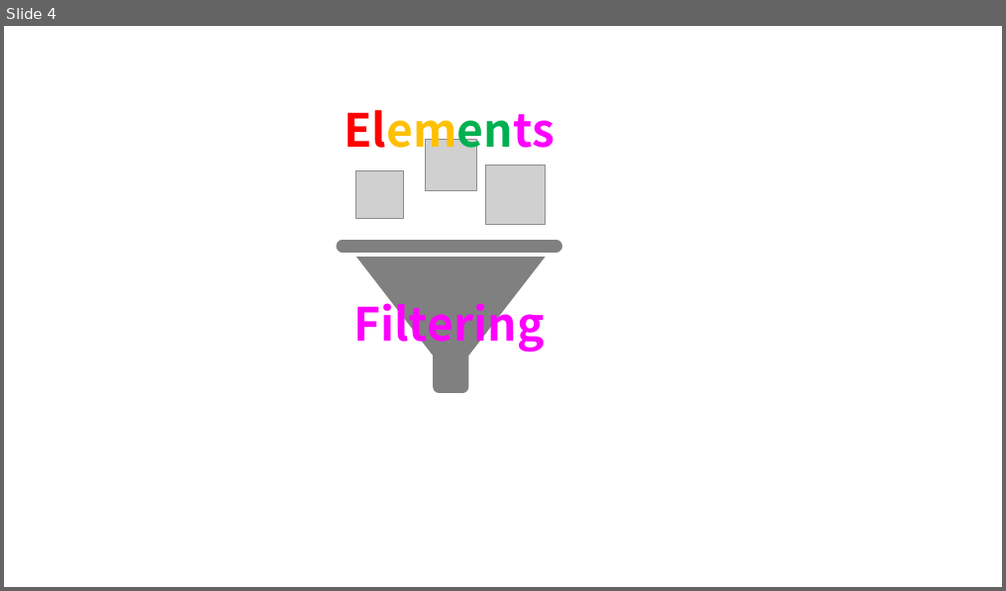
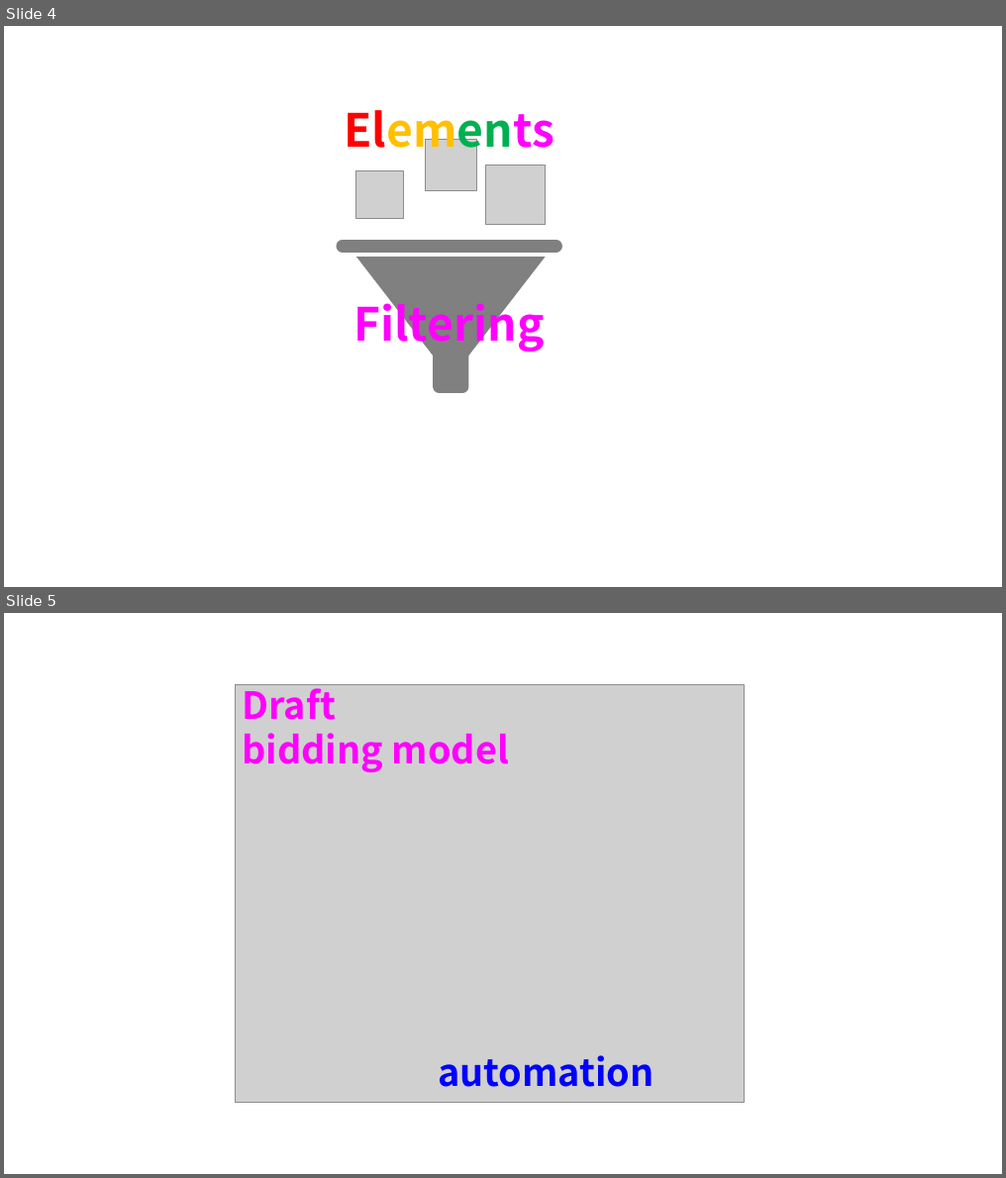
Before and after one commit to hnanmal/mQ, a slide deck: hecCalc/2023/documentum/logo/logo.pptx. Shown one above the other, each under a label of ours: slide 4 before the commit, slides 4 and 5 after it. The pictures are 1006x591 and 1006x1178 pixels, drawn with LibreOffice and Linux fonts; fonts in the diff are those of the drawing; grey boxes stand for pictures. Boxes give left, top, right and bottom in pixels: in the first picture for what was removed or moved away, otherwise in the second. Text is boxed around its words. In the diff, an @@ line names an element or a change of style, - is before the commit and + after.

```diff
--- a/hecCalc/2023/documentum/logo/logo.pptx
+++ b/hecCalc/2023/documentum/logo/logo.pptx
@@ slide 5 added at <box>4,613,1002,1174</box>, background #FFFFFF @@
@@ picture added at <box>235,685,744,1103</box> @@
@@ text added at <box>242,680,509,772</box>, 36 pt, text #FF00FF, bold @@
+Draft
+bidding model
@@ text added at <box>438,1056,654,1087</box>, 36 pt, text #0000FF, bold @@
+automation
```
Also in this commit, not shown: 2 other slides added, 17 other files.
